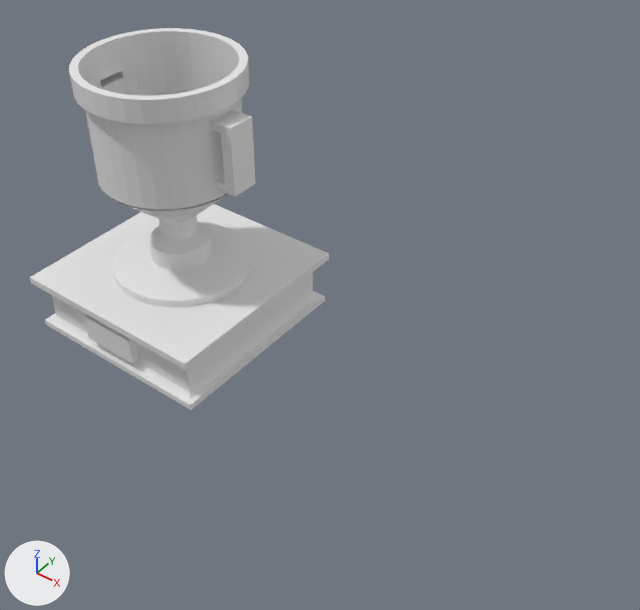
Before and after pictures for a commit that changed the Blender file podio-y-trofeo.blend.
Rendered twice from a 50 mm lens placed at (7.23, -6.55, 4.18), pointed at (2.47, -0.26, -2.03). Every picture has the same lights, and +X, +Y and +Z are marked at lower left. The older version comes first.

Objects in the first picture: 'Cilindro', 'Cubo', 'Cubo.001'.
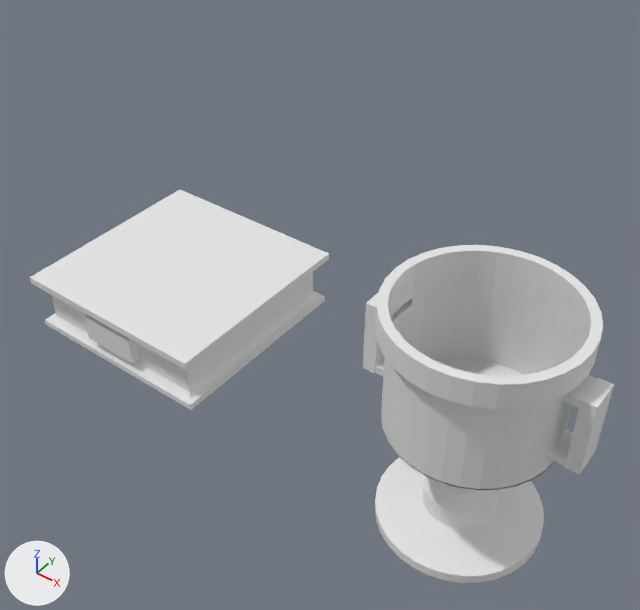
Commit message: Subo cambio aparentes

Boxes [x1, y1, x2, y2] around the edits, measured in the pictures (640 x 610 px):
'Cilindro', moved: before [69, 28, 256, 307]; after [363, 245, 614, 583]

Edits to the bpy script that builds the scene:
```text
Change ob_cilindro:
    ob_cilindro.location: (0.0, 0.0, 0.0) -> (4.66, -0.66, -0.9)
```
